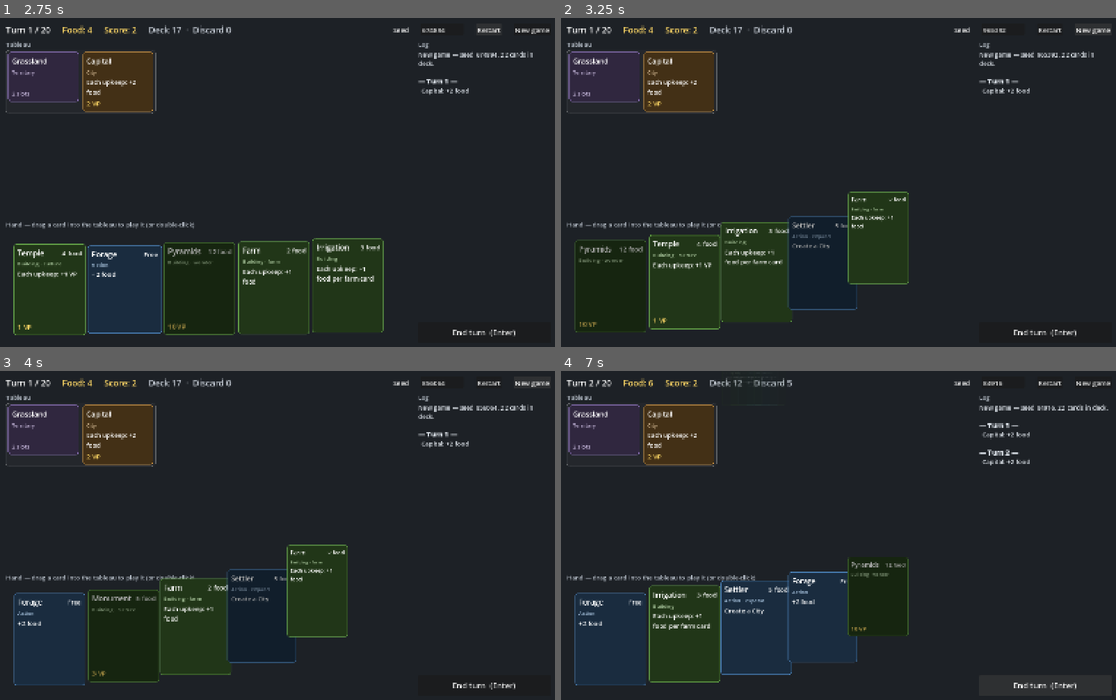
Above: before the commit, frames 1-4 (two rows, left to right).
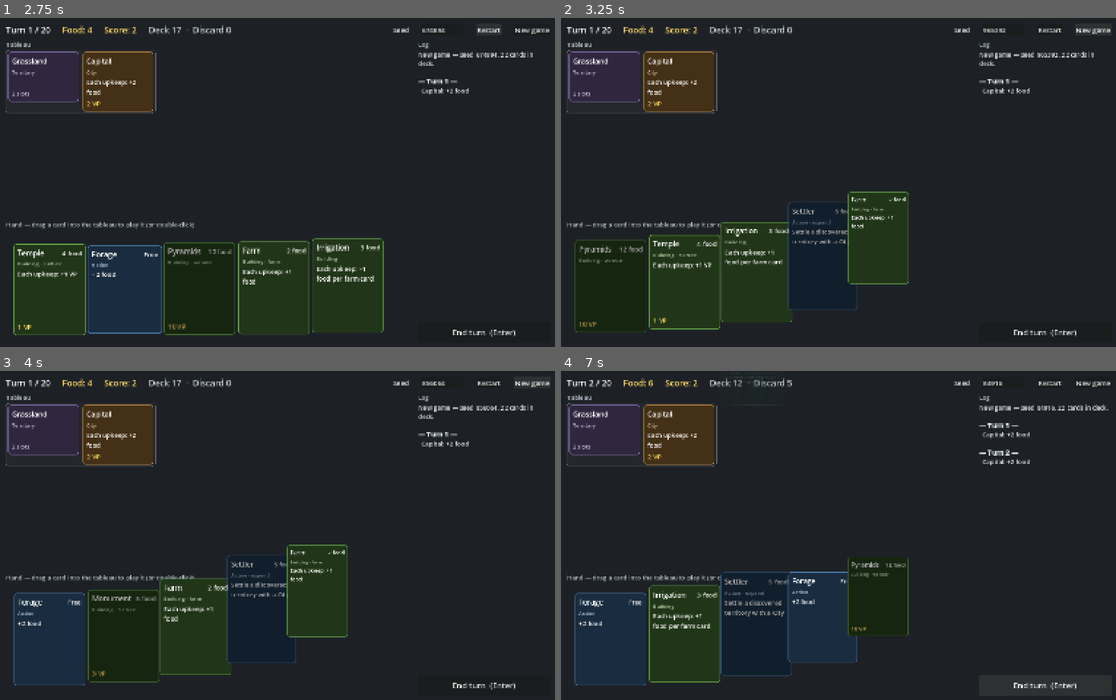
Above: after the commit, the same moments.

Repository: r888888888/4x-card-game
Game: Godot game, scene res://ui/main.tscn
Two runs of this game, one before a commit and one after it. Both use one fixed random seed, a clock stepped at 60 frames per second and the inputs below.
Inputs:
- Up to frame 1 (2.75 s): click "Restart" at 0.5 s; click "Restart" at 1.25 s; click "Restart" at 2 s
- Up to frame 2 (3.25 s): click "New game" at 2.75 s
- Up to frame 3 (4 s): click "New game" at 3.5 s
- Up to frame 4 (7 s): click "End turn (Enter)" at 4.25 s; click "End turn (Enter)" at 5 s; click "New game" at 5.75 s; click "End turn (Enter)" at 6.5 s

Frame 1 is identical in both runs. In frame 2, 0.5% of the frame differs, in the area x 40-54%, y 56-89%; in frame 3, 0.5%; in frame 4, 0.8%, in the area x 28-42%, y 60-93%.

Commit message:
003: drag or double-click to target; Settler settles frontier territories
Co-Authored-By: Claude Opus 5.5 <noreply@anthropic.com>

Diff:
--- a/data/cards.json
+++ b/data/cards.json
@@ -23,7 +23,7 @@
     {
       "id": "settler", "name": "Settler", "type": "action",
       "cost": { "food": 5 }, "vp": 0, "tags": ["expand"],
-      "effects": [ { "op": "create", "card": "city" } ]
+      "effects": [ { "op": "settle", "card": "city" } ]
     },
     {
       "id": "scout", "name": "Scout", "type": "action",
--- a/ui/anim.gd
+++ b/ui/anim.gd
@@ -28,6 +28,7 @@
 const POP_IN_TIME := 0.28
 const DISCARD_POP_TIME := 0.12
 const DISCARD_FLY_TIME := 0.45
+const TARGET_FLY_TIME := 0.3  # a played action flying to its target before it is discarded
 const DEAL_STAGGER := 0.06  # delay between cards dealt into the hand
 const TOKEN_FLY_TIME := 0.55
 const TOKEN_STAGGER := 0.08
--- a/ui/card_view.gd
+++ b/ui/card_view.gd
@@ -20,10 +20,11 @@
 const HAND_SIZE := Vector2(215, 280)
 const TABLEAU_SIZE := Vector2(215, 150)
 const WARN_COLOR := Color("ff6b6b")
+const HIGHLIGHT_COLOR := Color("ffd966")
 
 var uid := -1
 var in_hand := false
-var pickable := false  # one of the options of a pending choice: a click picks it
+var pickable := false  # an option of a pending choice or a target: a click picks it
 var state := State.REST
 var slot: Control  # where the card rests; laid out by the hand or tableau container
 var fx_scale := Vector2.ONE  # tweened for squash, pop and shrink; multiplies the chased scale
@@ -32,6 +33,7 @@
 var _color: Color
 var _box: VBoxContainer
 var _warning := false
+var _highlight := false
 var _hover := false
 var _pressed := false
 var _press_pos := Vector2.ZERO
@@ -133,12 +135,12 @@
 	modulate = Color.WHITE if playable else Color(0.68, 0.68, 0.68)
 
 
-## Makes a non-hand card clickable as a choice option (or not).
-func set_pickable(on: bool) -> void:
+## Makes a non-hand card clickable as a choice option or target (or not). tooltip says what a click does.
+func set_pickable(on: bool, tooltip := "") -> void:
 	pickable = on
 	if in_hand:
 		return
-	tooltip_text = "Click to keep this territory." if on else ""
+	tooltip_text = tooltip if on else ""
 	mouse_default_cursor_shape = Control.CURSOR_POINTING_HAND if on else Control.CURSOR_ARROW
 	if not on:
 		_set_hover(false)
@@ -147,6 +149,12 @@
 ## Tints the card red while it is held over the play area but can't be played there.
 func set_warning(on: bool) -> void:
 	_warning = on
+	_update_border()
+
+
+## Outlines the card in gold as a valid target for the card being played.
+func set_highlight(on: bool) -> void:
+	_highlight = on
 	_update_border()
 
 
@@ -216,12 +224,16 @@
 	_update_border()
 
 
-## Leaves the board: optionally pops, then shrinks and fades towards point, then frees itself.
-func leave(layer: Control, point: Vector2, pop: bool) -> void:
+## Leaves the board: optionally pops (first flying to via, e.g. the card it was played on), then
+## shrinks and fades towards point, then frees itself.
+func leave(layer: Control, point: Vector2, pop: bool, via: Variant = null) -> void:
 	_to_layer(layer)
 	state = State.LEAVING
 	mouse_filter = Control.MOUSE_FILTER_IGNORE
 	var t := _play_fx()
+	if via is Vector2:
+		t.tween_property(self, "global_position", via - size / 2, Anim.TARGET_FLY_TIME) \
+			.set_trans(Tween.TRANS_CUBIC).set_ease(Tween.EASE_OUT)
 	if pop:
 		t.tween_property(self, "fx_scale", Vector2(1.15, 1.15), Anim.DISCARD_POP_TIME) \
 			.set_trans(Tween.TRANS_QUAD).set_ease(Tween.EASE_OUT)
@@ -394,9 +406,12 @@
 		_style.border_color = WARN_COLOR
 	elif _hover or state == State.DRAGGING:
 		_style.border_color = Color.WHITE
+	elif _highlight:
+		_style.border_color = HIGHLIGHT_COLOR
 	else:
 		_style.border_color = _color
 	_style.shadow_size = 14 if (_hover or state == State.DRAGGING) else 0
+	_style.set_border_width_all(4 if _highlight else 2)
 	_style.shadow_offset = Vector2(0, 8)
 
 
--- a/ui/main.gd
+++ b/ui/main.gd
@@ -27,6 +27,8 @@
 var _fx: Control  # effects layer: flying, dragged and leaving cards, resource tokens, errors
 var _views := {}  # uid -> CardView
 var _dragging: CardView
+var _targeting: CardView  # hand card waiting for a target click (double-click with several targets)
+var _lit: Array[int] = []  # uids of the target views lit up for the dragged or targeting card
 var _drop_highlight: Panel  # lights up the tableau (the drop zone) during a drag
 var _drop_style: StyleBoxFlat
 var _ghost: Panel  # outline of the tableau slot a dragged building or city will land in
@@ -53,6 +55,13 @@
 
 
 func _input(event: InputEvent) -> void:
+	if _targeting != null:
+		var cancel: bool = event is InputEventKey and event.pressed and event.keycode == KEY_ESCAPE
+		cancel = cancel or (event is InputEventMouseButton and event.pressed and event.button_index == MOUSE_BUTTON_RIGHT)
+		if cancel:
+			get_viewport().set_input_as_handled()
+			_end_targeting()
+		return
 	if _dragging == null:
 		return
 	if event is InputEventMouseButton:
@@ -85,61 +94,147 @@
 	_start_game(text.to_int() if text.is_valid_int() else -1)
 
 
-## Plays the card if it's legal; otherwise sends it back with a shake and says why.
-func _try_play(view: CardView) -> void:
-	var error := Game.engine.play_error(view.uid)
+## Plays the card (on target_uid) if it's legal; otherwise sends it back with a shake and says why.
+func _try_play(view: CardView, target_uid := -1) -> void:
+	var error := Game.engine.play_error(view.uid, target_uid)
 	if error != "":
 		_log.append_text("[color=#e88]%s[/color]\n" % error)
 		_show_error(view, error)
 		view.reject()
 		return
-	Game.engine.play_card(view.uid)
+	Game.engine.play_card(view.uid, target_uid)
+
+
+## Why a hand card can't be played at all, or "". A card that needs a target is checked against
+## its first valid target, so "choose a target" doesn't grey it out.
+func _hand_error(uid: int) -> String:
+	var e := Game.engine
+	var targets := e.valid_targets(uid)
+	return e.play_error(uid, targets[0] if e.needs_target(uid) and not targets.is_empty() else -1)
 
 
 func _on_double_clicked(view: CardView) -> void:
-	if _dragging == null and Game.engine.pending_choice.is_empty():
+	if _targeting != null:
+		_end_targeting()
+	if _dragging != null or not Game.engine.pending_choice.is_empty():
+		return
+	var e := Game.engine
+	if e.needs_target(view.uid) and e.valid_targets(view.uid).size() > 1 and _hand_error(view.uid) == "":
+		_begin_targeting(view)
+	else:
 		_try_play(view)
 
 
 func _on_picked(view: CardView) -> void:
-	Game.engine.choose(view.uid)
+	if _targeting != null:
+		var card := _targeting
+		_end_targeting()
+		_try_play(card, view.uid)
+	else:
+		Game.engine.choose(view.uid)
+
+
+# --- Targeting mode (double-click on a card with several targets) ---
+
+func _begin_targeting(view: CardView) -> void:
+	_targeting = view
+	view.set_highlight(true)
+	_light_targets(view.uid, true)
+	_log.append_text("[color=#ffd966]Click a territory to play %s on (Esc cancels).[/color]\n"
+		% Game.engine.zone("hand").find(view.uid).def.name)
+
+
+func _end_targeting() -> void:
+	if is_instance_valid(_targeting):
+		_targeting.set_highlight(false)
+	_targeting = null
+	_unlight_targets()
+
+
+## Lights up the valid targets of hand card uid; clickable makes them pickable (targeting mode).
+func _light_targets(uid: int, clickable: bool) -> void:
+	_lit = Game.engine.valid_targets(uid)
+	for target in _lit:
+		var view: CardView = _views.get(target)
+		if view != null:
+			view.set_highlight(true)
+			if clickable:
+				view.set_pickable(true, "Click to play the card here.")
+
+
+func _unlight_targets() -> void:
+	for target in _lit:
+		var view: CardView = _views.get(target)
+		if view != null:
+			view.set_highlight(false)
+			var in_reveal := is_instance_valid(view.slot) and view.slot.get_parent() == _reveal
+			view.set_pickable(in_reveal, "Click to keep this territory.")
+	_lit = []
 
 
 # --- Dragging ---
 
 func _on_drag_requested(view: CardView, grab_offset: Vector2) -> void:
+	if _targeting != null:
+		_end_targeting()
 	if _dragging != null or Game.engine.is_over or not Game.engine.pending_choice.is_empty():
 		return
 	_dragging = view
 	view.begin_drag(_fx, grab_offset)
-	var card := Game.engine.zone("hand").find(view.uid)
-	if Game.engine.play_error(view.uid) == "":
-		_drop_highlight.global_position = _tableau_scroll.global_position
-		_drop_highlight.size = _tableau_scroll.size
-		_drop_highlight.show()
-		if card.def.is_permanent():
-			_ghost.show()
-			_tableau.move_child(_ghost, -1)
+	var e := Game.engine
+	var card := e.zone("hand").find(view.uid)
+	if _hand_error(view.uid) == "":
+		if e.needs_target(view.uid):
+			_light_targets(view.uid, false)
+		else:
+			_drop_highlight.global_position = _tableau_scroll.global_position
+			_drop_highlight.size = _tableau_scroll.size
+			_drop_highlight.show()
+			if card.def.is_permanent():
+				_ghost.show()
+				_tableau.move_child(_ghost, -1)
 	_update_drag_feedback()
 
 
+## Red when the drop here would fail: over a card it can't target, or in the drop zone when the
+## card can't be played (or needs a target to be picked).
 func _update_drag_feedback() -> void:
+	var e := Game.engine
 	var over := _over_drop_zone()
-	var playable := Game.engine.play_error(_dragging.uid) == ""
-	_dragging.set_warning(over and not playable)
+	var target := _target_under_mouse()
+	var error := e.play_error(_dragging.uid)
+	if e.needs_target(_dragging.uid) and target != -1:
+		error = e.play_error(_dragging.uid, target)
+	_dragging.set_warning(over and error != "")
 	_drop_style.bg_color.a = 0.10 if over else 0.03
 
 
+## The drop zone: the tableau, plus the frontier row when it is showing (settle targets live there).
 func _over_drop_zone() -> bool:
-	return _tableau_scroll.get_global_rect().has_point(get_global_mouse_position())
+	var mouse := get_global_mouse_position()
+	return _tableau_scroll.get_global_rect().has_point(mouse) \
+		or (_frontier.visible and _frontier.get_global_rect().has_point(mouse))
+
+
+## The uid of the tableau or frontier card under the mouse, or -1.
+func _target_under_mouse() -> int:
+	var mouse := get_global_mouse_position()
+	for uid in _views:
+		var view: CardView = _views[uid]
+		if view.in_hand or view == _dragging or view.state != CardView.State.REST:
+			continue
+		if view.slot.get_parent() != _reveal and view.get_global_rect().has_point(mouse):
+			return uid
+	return -1
 
 
 func _drop() -> void:
 	var view := _dragging
 	var over := _over_drop_zone()
+	var target := _target_under_mouse() if Game.engine.needs_target(view.uid) else -1
 	_end_drag()
 	if over:
-		_try_play(view)
+		_try_play(view, target)
 	else:
 		view.return_home()
 
@@ -155,6 +250,7 @@
 	_dragging = null
 	_drop_highlight.hide()
 	_ghost.hide()
+	_unlight_targets()
 
 
 # --- Rendering ---
@@ -265,12 +361,12 @@
 ## Returns true if the card was newly dealt into the hand.
 func _place(card: CardInstance, in_hand: bool, container: Container, index: int, delay: float) -> bool:
 	var e := Game.engine
-	var error := e.play_error(card.uid) if in_hand else ""
+	var error := _hand_error(card.uid) if in_hand else ""
 	var view: CardView = _views.get(card.uid)
 	if view == null:
 		view = CardView.new()
 		view.setup(card, e.card_db, in_hand, error)
-		view.set_pickable(container == _reveal)
+		view.set_pickable(container == _reveal, "Click to keep this territory.")
 		view.drag_requested.connect(_on_drag_requested)
 		view.double_clicked.connect(_on_double_clicked)
 		view.picked.connect(_on_picked)
@@ -286,7 +382,7 @@
 			_end_drag()
 		var old_slot := view.slot
 		view.setup(card, e.card_db, in_hand, error)
-		view.set_pickable(container == _reveal)
+		view.set_pickable(container == _reveal, "Click to keep this territory.")
 		view.fly_to_slot(_new_slot(in_hand, container, index), _fx)
 		_free_slot(old_slot)
 		return false
@@ -303,8 +399,14 @@
 	_views.erase(uid)
 	if view == _dragging:
 		_end_drag()
+	if view == _targeting:
+		_end_targeting()
 	var old_slot := view.slot
-	view.leave(_fx, _leave_point(uid), not _outcome.is_empty() and _outcome.uid == uid)
+	var just_played: bool = not _outcome.is_empty() and _outcome.uid == uid
+	var via: Variant = null
+	if just_played and _views.has(_outcome.target):  # fly to where it was played, e.g. the settled territory
+		via = (_views[_outcome.target] as CardView).get_global_rect().get_center()
+	view.leave(_fx, _leave_point(uid), just_played, via)
 	_free_slot(old_slot)
 
 
@@ -433,6 +535,7 @@
 func _reset_views() -> void:
 	if _dragging != null:
 		_end_drag()
+	_end_targeting()
 	for uid in _views:
 		var view: CardView = _views[uid]
 		_free_slot(view.slot)
